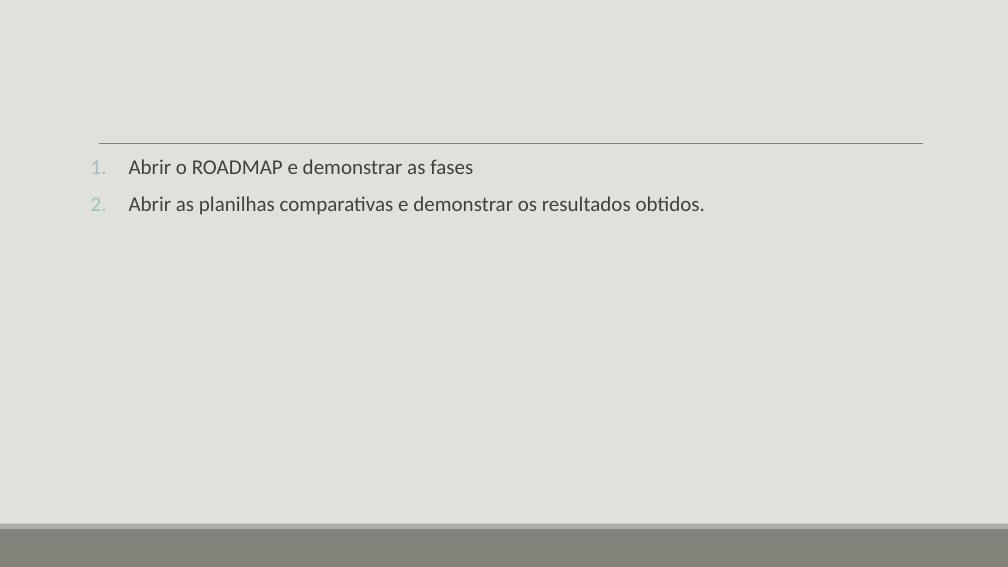
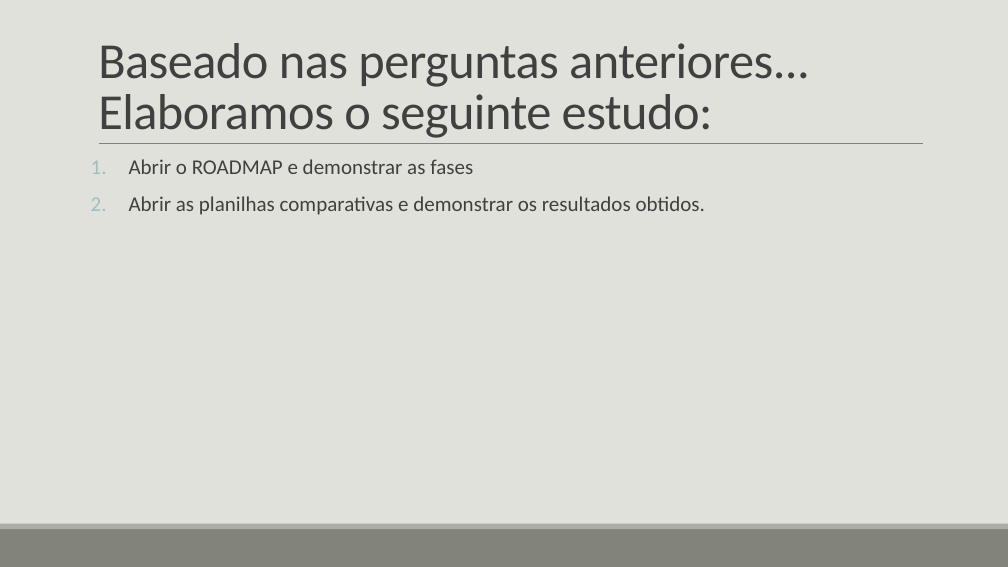
Before and after one commit to ruhansanabria/Puc_Lean2016, a slide deck: slide 7 of Apresentações/TRE DMAIC - Analyze - Resultado Obtidos.pptx (slide 5 before the commit). Drawn at 1008x567 pixels with LibreOffice and Linux fonts; fonts in the diff are those of the drawing. Boxes give left, top, right and bottom in pixels: in the first picture for what was removed or moved away, otherwise in the second. Text is boxed around its words. In the diff, an @@ line names an element or a change of style, - is before the commit and + after.

```diff
--- a/Apresentações/TRE DMAIC - Analyze - Resultado Obtidos.pptx
+++ b/Apresentações/TRE DMAIC - Analyze - Resultado Obtidos.pptx
@@ title added at [98,43,810,138], 48 pt, text #404040 @@
+Baseado nas perguntas anteriores...
+Elaboramos o seguinte estudo:
```
Also in this commit, not shown: 2 slides added.
